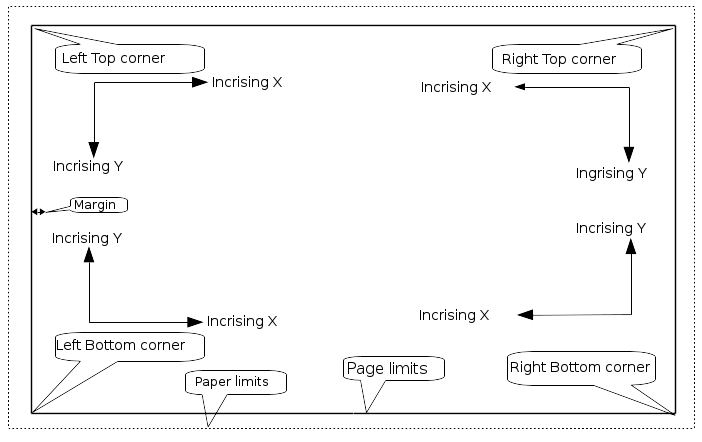
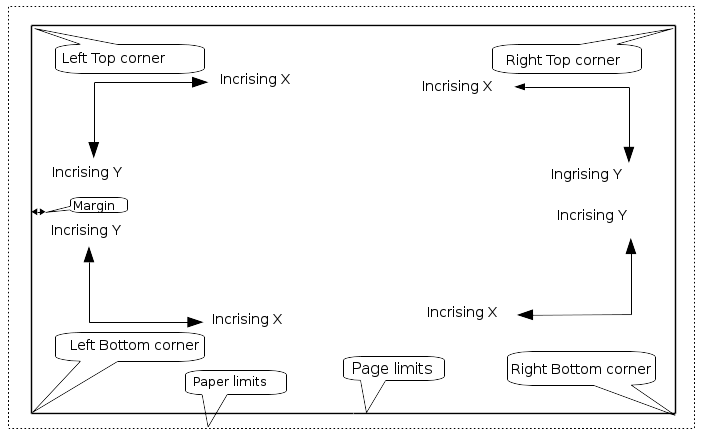
Before/after of a 702×442 layered artwork. What changed in the layer stack:
renamed "Incrising Y - up sx" to "Paper limits", painted on it over [54, 160, 266, 389]
renamed "Incrising Y - up dx" to "Page limits", painted on it over [353, 167, 647, 377]
renamed "Incrising Y - down dx" to "Margin", painted on it over [74, 201, 646, 236]
renamed "Incrising X - up dx" to "Left Bottom corner", moved it above "Right Bottom corner", painted on it over [71, 81, 491, 350]
renamed "Incrising X - down dx" to "Right Bottom corner", painted on it over [420, 309, 651, 377]
renamed "Incrising X - down sx" to "Right Top corner", painted on it over [208, 54, 620, 329]
renamed "Incrising X - up sx" to "Incrising Y - down sx", painted on it over [52, 76, 282, 238]
renamed "Left Top Corner" to "Incrising Y - up sx", painted on it over [53, 160, 123, 180]
renamed "Right Top corner" to "Incrising Y - up dx", moved it above "Incrising Y - down dx", painted on it over [503, 53, 622, 182]
removed layer "Incrising Y - down sx" over [53, 232, 122, 246]
renamed "Right Bottom corner" to "Incrising Y - down dx", moved it above "Incrising X - down dx", painted on it over [511, 209, 650, 375]
renamed "Left Bottom corner" to "Incrising X - down dx", moved it above "Incrising X - down sx", painted on it over [57, 306, 497, 350]
renamed "Margin" to "Incrising X - down sx", moved it above "Incrising X - up dx", painted on it over [75, 200, 282, 327]
renamed "Page limits" to "Incrising X - up dx", moved it above "Incrising X - up sx", painted on it over [348, 80, 492, 377]
added layer "Incrising X - up sx" above "Left Top Corner" over [221, 73, 290, 87]
renamed "Paper limits" to "Left Top Corner", moved it above "page_property_1.png", painted on it over [63, 73, 268, 389]
renamed "Background" to "page_property_1.png", showed it, moved it above "Background", painted on it over [52, 53, 651, 389]
renamed "page_property_1.png" to "Background", hid it, painted on it over [52, 53, 651, 389]
